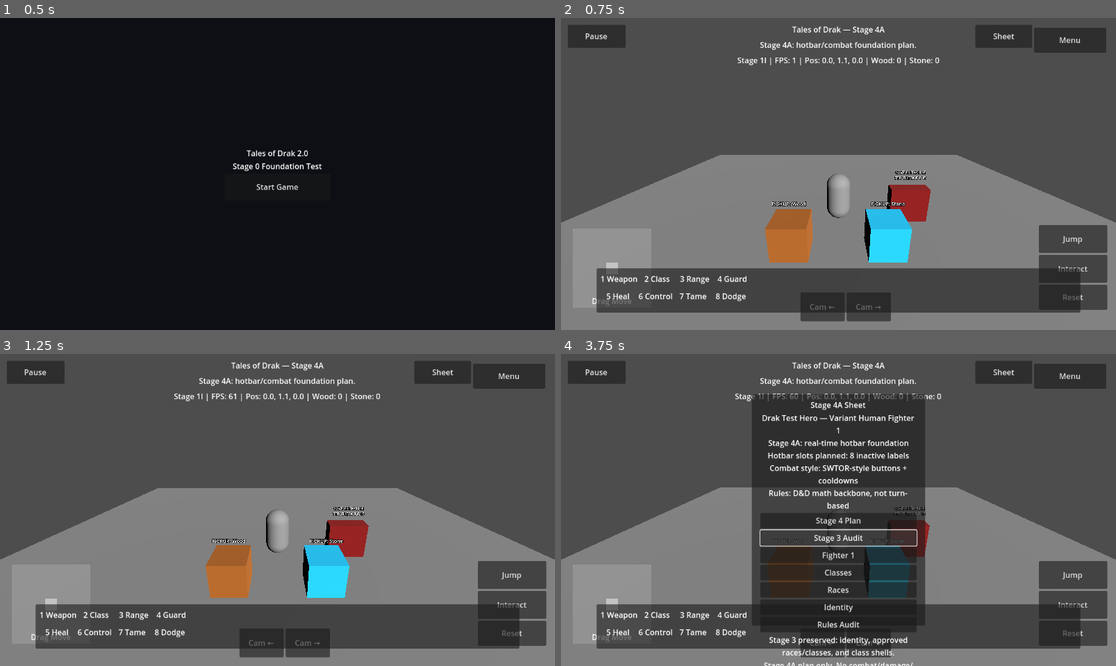
Above: before the commit, frames 1-4 (two rows, left to right).
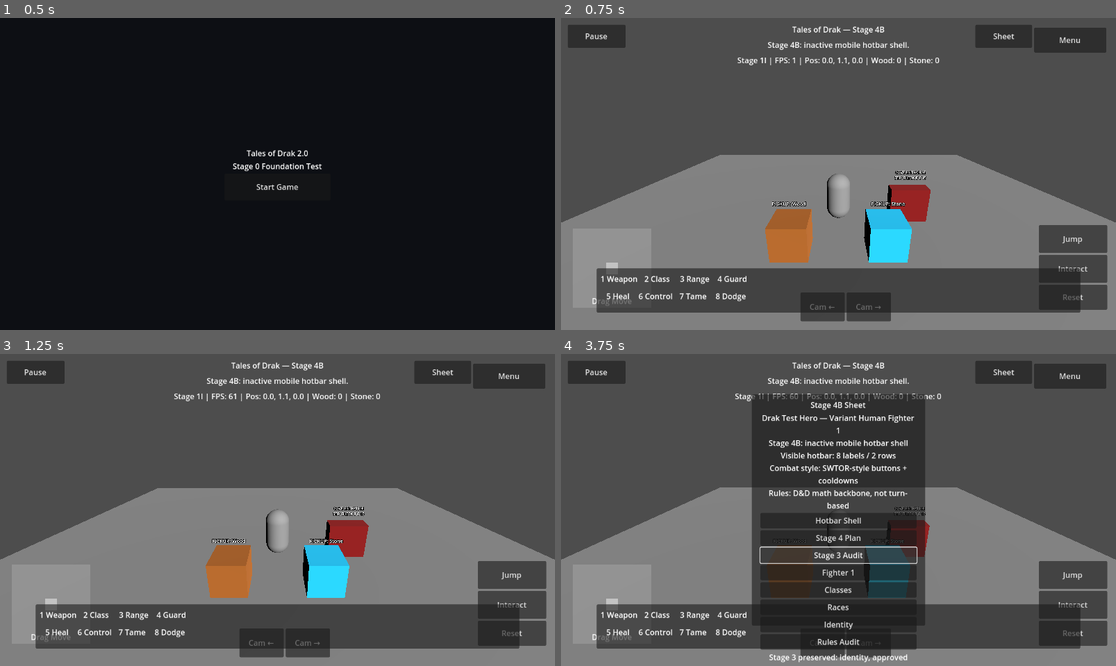
Above: after the commit, the same moments.

Repository: tristanvickery20/Tales-of-Drak-2.0
Game: Godot game, scene res://scenes/main_menu/main_menu.tscn
Same seed, same stepped clock (60 frames per second), same inputs: the game is played once before the commit and once after it.
Inputs (mouse positions are in pixels of both pictures, inside the frame that each line leads up to):
- Up to frame 1 (0.5 s): no input
- Up to frame 2 (0.75 s): click "Start Game" at 0.5 s
- Up to frame 3 (1.25 s): no input
- Up to frame 4 (3.75 s): click "Sheet" at 1.25 s; click "Stage 4 Plan" at 2 s; click (838, 519) at 2.75 s, where only the run after the commit has a clickable "Hotbar Shell"; click "Stage 3 Audit" at 3.5 s

Frame 1 is identical in both runs. In frame 2, 0.3% of the frame differs, in the area x 35-64%, y 2-11%; in frame 3, 0.3%; in frame 4, 3.4%, in the area x 35-65%, y 2-100%.

Commit message:
Update sheet for Stage 4B inactive hotbar shell

Diff:
--- a/drak/ui/drak_character_sheet_overlay.gd
+++ b/drak/ui/drak_character_sheet_overlay.gd
@@ -16,8 +16,8 @@
 const SPELLCASTING_SCRIPT := preload("res://drak/rules/drak_spellcasting.gd")
 const RULES_MANIFEST_SCRIPT := preload("res://drak/rules/drak_rules_manifest.gd")
 
-const CURRENT_STAGE_TITLE := "Tales of Drak — Stage 4A"
-const CURRENT_STAGE_STATUS := "Stage 4A: hotbar/combat foundation plan."
+const CURRENT_STAGE_TITLE := "Tales of Drak — Stage 4B"
+const CURRENT_STAGE_STATUS := "Stage 4B: inactive mobile hotbar shell."
 const CURRENT_LEVEL := 1
 
 const CHARACTER_NAME := "Drak Test Hero"
@@ -102,7 +102,7 @@
 
 	var title := Label.new()
 	title.name = "CharacterSheetTitle"
-	title.text = "Stage 4A Sheet"
+	title.text = "Stage 4B Sheet"
 	title.horizontal_alignment = HORIZONTAL_ALIGNMENT_CENTER
 	title.mouse_filter = Control.MOUSE_FILTER_IGNORE
 	box.add_child(title)
@@ -114,6 +114,14 @@
 	_sheet_text.autowrap_mode = TextServer.AUTOWRAP_WORD_SMART
 	_sheet_text.mouse_filter = Control.MOUSE_FILTER_IGNORE
 	box.add_child(_sheet_text)
+
+	var hotbar_shell_button := Button.new()
+	hotbar_shell_button.name = "PreviewHotbarShellButton"
+	hotbar_shell_button.text = "Hotbar Shell"
+	hotbar_shell_button.custom_minimum_size = Vector2(270, 32)
+	hotbar_shell_button.mouse_filter = Control.MOUSE_FILTER_STOP
+	hotbar_shell_button.pressed.connect(_preview_hotbar_shell)
+	box.add_child(hotbar_shell_button)
 
 	var stage4_plan_button := Button.new()
 	stage4_plan_button.name = "PreviewStage4PlanButton"
@@ -184,7 +192,7 @@
 
 	var note := Label.new()
 	note.name = "CharacterSheetNote"
-	note.text = "Stage 4A plan only. No combat/damage/enemies yet."
+	note.text = "Hotbar is visible but inactive. No combat/damage/enemies yet."
 	note.autowrap_mode = TextServer.AUTOWRAP_WORD_SMART
 	note.horizontal_alignment = HORIZONTAL_ALIGNMENT_CENTER
 	note.mouse_filter = Control.MOUSE_FILTER_IGNORE
@@ -199,7 +207,7 @@
 	box.add_child(close_button)
 
 func _get_sheet_text() -> String:
-	return "%s\nStage 4A: real-time hotbar foundation\nHotbar slots planned: 8 inactive labels\nCombat style: SWTOR-style buttons + cooldowns\nRules: D&D math backbone, not turn-based" % [
+	return "%s\nStage 4B: inactive mobile hotbar shell\nVisible hotbar: 8 labels / 2 rows\nCombat style: SWTOR-style buttons + cooldowns\nRules: D&D math backbone, not turn-based" % [
 		_get_character_identity_summary(),
 	]
 
@@ -219,8 +227,11 @@
 func _hide_sheet() -> void:
 	_sheet_panel.visible = false
 
+func _preview_hotbar_shell() -> void:
+	_check_result_text.text = "Stage 4B: visible 2-row hotbar shell only. Buttons are labels; no actions yet."
+
 func _preview_stage4_plan() -> void:
-	_check_result_text.text = "Stage 4A: 8 inactive hotbar slots planned. No abilities, enemies, or damage yet."
+	_check_result_text.text = "Stage 4 plan: add combat in tiny steps after hotbar shell stays stable."
 
 func _preview_stage3_audit() -> void:
 	_check_result_text.text = "Stage 3 preserved: identity, approved races/classes, and class shells."
@@ -269,6 +280,6 @@
 
 func _replace_stage_text(text: String) -> String:
 	var updated := text
-	for stage_name in ["Stage 11", "Stage 1I", "Stage 1E", "Sta …(290 unchanged characters)…  3D", "Stage 3E", "Stage 3F", "Stage 3G"]:
-		updated = updated.replace(stage_name, "Stage 4A")
+	for stage_name in ["Stage 11", "Stage 1I", "Stage 1E", "Sta …(290 unchanged characters)…  3D", "Stage 3E", "Stage 3F", "Stage 3G", "Stage 4A"]:
+		updated = updated.replace(stage_name, "Stage 4B")
 	return updated
